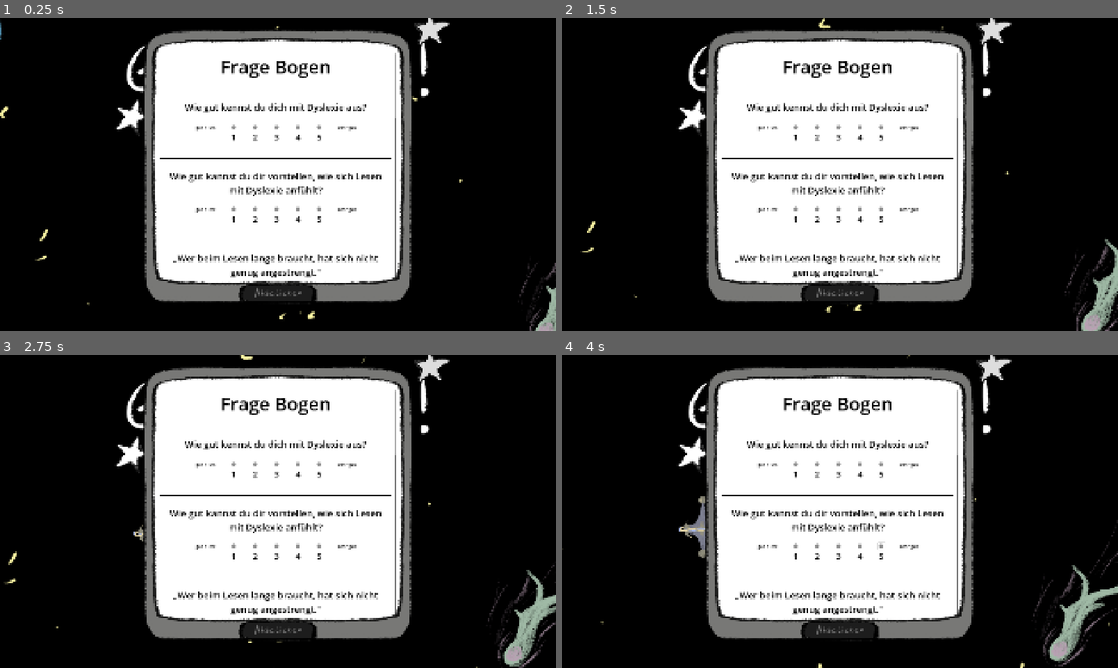
Above: before the commit, frames 1-4 (two rows, left to right).
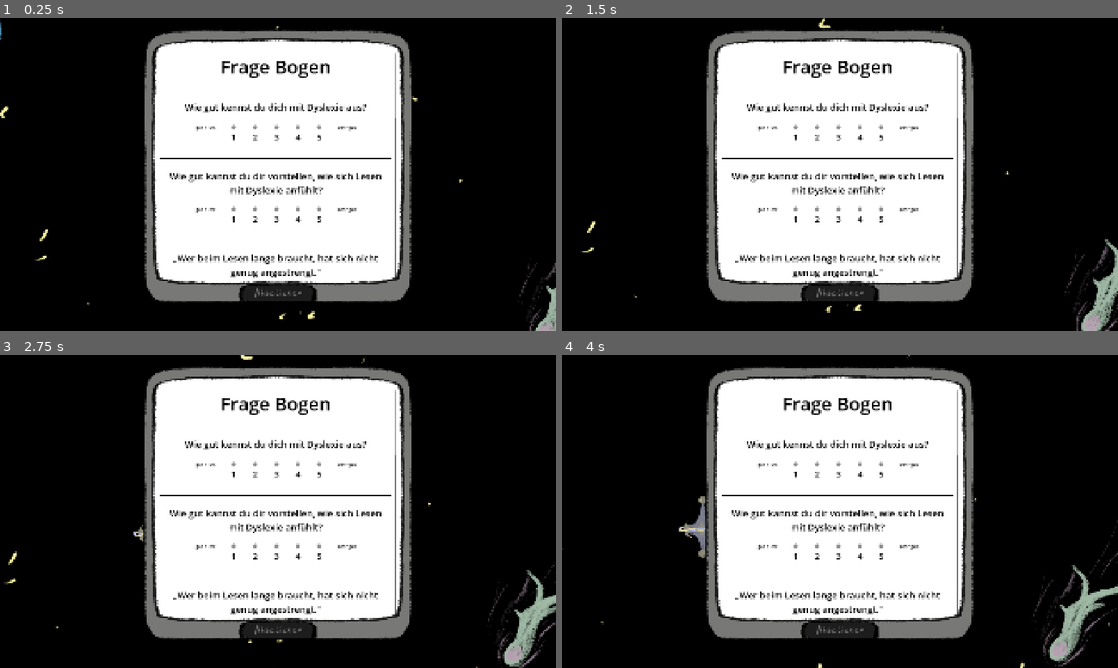
Above: after the commit, the same moments.

Repository: xxPigelxx/spacewrecked
Game: Godot game, scene res://Scenes/Menu/EndSceen.tscn
The game is run twice, just before and just after one commit, with the same random seed, the same clock (stepped at 60 frames per second) and the same inputs. This scene is started directly instead of the project's main scene. Sound files missing from this copy of the repository are replaced by a short silence.
Inputs (mouse positions are in pixels of both pictures, inside the frame that each line leads up to):
- Up to frame 1 (0.25 s): no input
- Up to frame 2 (1.5 s): click "Credits" at 0.5 s; click "Exit" (after the commit: "Verlassen") at 1.25 s
- Up to frame 3 (2.75 s): click "Main Menu" (after the commit: "Haupt Menu") at 2 s
- Up to frame 4 (4 s): tap Enter at 2.75 s; move the mouse to (962, 495) at 2.77 s; hold Right (move_right) 2.78-3.5 s; hold Q (drain) 2.78-3.5 s; click (962, 495) at 2.92 s; drag from (728, 527) to (812, 574) at 3.52 s

The runs differ from the first frame. In frame 1, 0.9% of the frame differs, in the area x 21-81%, y 0-38%; in frame 2, 0.9%; in frame 3, 0.9%; in frame 4, 0.9%, in the area x 21-81%, y 0-63%.

Commit message:
Refactor menus and shared credits panel
Extracted the credits UI into a new reusable `Scenes/Menu/credits.tscn` and replaced duplicated credits nodes in both main and end menu scenes with instanced usage. Updated multiple menu/manual labels and buttons to German text, adjusted layout/anchor sizing for better alignment, and tuned visibility flow on the end screen so the title stays hidden until after questionnaire submission. Also simplified `Scenes/star.tscn` by removing embedded animation resources/player.

Diff:
--- a/Scenes/Manual_NEU.tscn
+++ b/Scenes/Manual_NEU.tscn
@@ -1752,7 +1752,7 @@
 alignment = 1
 
 [node name="PrevButton" type="Button" parent="ManualRoot/Footer" unique_id=507224186]
-custom_minimum_size = Vector2(120, 50)
+custom_minimum_size = Vector2(225, 50)
 layout_mode = 2
 theme = ExtResource("6_7jiqe")
 text = "Zurueck"
@@ -1761,10 +1761,11 @@
 [node name="VSeparator2" type="VSeparator" parent="ManualRoot/Footer" unique_id=1467544893]
 layout_mode = 2
 size_flags_horizontal = 3
+theme_override_constants/separation = 137
 theme_override_styles/separator = SubResource("StyleBoxEmpty_n500u")
 
 [node name="NextButton" type="Button" parent="ManualRoot/Footer" unique_id=352047162]
-custom_minimum_size = Vector2(120, 50)
+custom_minimum_size = Vector2(225, 50)
 layout_mode = 2
 theme = ExtResource("6_7jiqe")
 text = "Weiter"
--- a/Scenes/Menu/EndSceen.tscn
+++ b/Scenes/Menu/EndSceen.tscn
@@ -6,11 +6,10 @@
 [ext_resource type="PackedScene" uid="uid://c54ta61o55dvj" path="res://Scenes/star.tscn" id="5_iapu6"]
 [ext_resource type="Theme" uid="uid://bklgnj0j64yhy" path="res://resources/themes/buttontheam.tres" id="6_sc664"]
 [ext_resource type="Script" uid="uid://66kdblp1pv87" path="res://script/button.gd" id="7_jvhs5"]
+[ext_resource type="PackedScene" uid="uid://c5h05cb6ejf4m" path="res://Scenes/Menu/credits.tscn" id="7_m1sp3"]
 [ext_resource type="PackedScene" uid="uid://cygx85tabr6bj" path="res://questionear.tscn" id="7_w6fsh"]
 
 [sub_resource type="StyleBoxEmpty" id="StyleBoxEmpty_uuef0"]
-
-[sub_resource type="StyleBoxEmpty" id="StyleBoxEmpty_8um5k"]
 
 [node name="EndMenu" type="CanvasLayer" unique_id=1189384809]
 layer = 11
@@ -34,7 +33,7 @@
 grow_vertical = 0
 theme_override_fonts/font = ExtResource("4_02pe6")
 theme_override_font_sizes/font_size = 250
-text = "Thanks!"
+text = "Danke !"
 horizontal_alignment = 1
 
 [node name="Star" parent="Label" unique_id=768714016 instance=ExtResource("5_iapu6")]
@@ -54,10 +53,17 @@
 scale = Vector2(1, 1)
 
 [node name="main" type="VBoxContainer" parent="." unique_id=2083465148]
-offset_left = 630.0
-offset_top = 400.0
-offset_right = 1290.0
-offset_bottom = 1010.0
+anchors_preset = 7
+anchor_left = 0.5
+anchor_top = 1.0
+anchor_right = 0.5
+anchor_bottom = 1.0
+offset_left = -378.0
+offset_top = -711.0
+offset_right = 379.0
+offset_bottom = -101.0
+grow_horizontal = 2
+grow_vertical = 0
 size_flags_horizontal = 4
 theme = ExtResource("6_sc664")
 alignment = 1
@@ -66,22 +72,22 @@
 layout_mode = 2
 theme_override_font_sizes/normal_font_size = 40
 bbcode_enabled = true
-text = "[u]Results"
+text = "[u]Ergebnisse:"
 fit_content = true
 
 [node name="Tasks" type="Label" parent="main" unique_id=1074262482]
 layout_mode = 2
-text = "Tasks:"
+text = "Reparaturen:"
 horizontal_alignment = 1
 
 [node name="Time" type="Label" parent="main" unique_id=2061761585]
 layout_mode = 2
-text = "Time: "
+text = "Zeit:"
 horizontal_alignment = 1
 
 [node name="Compleated" type="Label" parent="main" unique_id=1571289832]
 layout_mode = 2
-text = "Compleated: "
+text = "Dyslexie-Modus:"
 horizontal_alignment = 1
 
 [node name="VSeparator" type="HSeparator" parent="main" unique_id=1546499059]
@@ -99,7 +105,7 @@
 layout_mode = 2
 size_flags_vertical = 6
 theme_override_font_sizes/font_size = 75
-text = "Credits"
+text = " Credits "
 script = ExtResource("7_jvhs5")
 
 [node name="QuitBt" type="Button" parent="main/HBoxContainer" unique_id=1968774762]
@@ -107,60 +113,30 @@
 size_flags_horizontal = 4
 size_flags_vertical = 6
 theme_override_font_sizes/font_size = 75
-text = "   Exit   "
+text = "Verlassen"
 script = ExtResource("7_jvhs5")
 
 [node name="MainMenuBt" type="Button" parent="main" unique_id=1620654601]
 layout_mode = 2
-size_flags_horizontal = 4
 size_flags_vertical = 6
 theme = ExtResource("6_sc664")
 theme_override_font_sizes/font_size = 75
-text = "Main  Menu"
+text = "Haupt Menu"
 script = ExtResource("7_jvhs5")
 
-[node name="credits" type="VBoxContainer" parent="." unique_id=1975557991]
+[node name="credits" parent="." unique_id=1516615289 instance=ExtResource("7_m1sp3")]
 visible = false
-offset_left = 639.0
-offset_top = 416.0
-offset_right = 1281.0
-offset_bottom = 968.0
-theme = ExtResource("6_sc664")
-alignment = 1
-
-[node name="HBoxContainer" type="HBoxContainer" parent="credits" unique_id=1825849461]
-layout_mode = 2
-size_flags_vertical = 2
-alignment = 1
-
-[node name="Label2" type="Label" parent="credits/HBoxContainer" unique_id=1338627768]
-layout_mode = 2
-theme_override_fonts/font = ExtResource("4_02pe6")
-theme_override_font_sizes/font_size = 40
-text = "Creator:"
-
-[node name="Seperator" type="VSeparator" parent="credits/HBoxContainer" unique_id=1107209945]
-layout_mode = 2
-theme_override_constants/separation = 98
-theme_override_styles/separator = SubResource("StyleBoxEmpty_8um5k")
-
-[node name="Label" type="Label" parent="credits/HBoxContainer" unique_id=1638922837]
-layout_mode = 2
-theme_override_fonts/font = ExtResource("4_02pe6")
-theme_override_font_sizes/font_size = 40
-text = "Nikolai  Boshe"
-
-[node name="BackBt" type="Button" parent="credits" unique_id=1858407186]
-layout_mode = 2
-size_flags_horizontal = 4
-size_flags_vertical = 6
-theme_override_font_sizes/font_size = 75
-text = "Back"
-script = ExtResource("7_jvhs5")
+offset_left = 585.0
+offset_top = 390.0
+offset_right = 1335.0
+offset_bottom = 1073.0
 
 [node name="Questionear" parent="." unique_id=663815784 instance=ExtResource("7_w6fsh")]
+visible = false
 
 [connection signal="pressed" from="main/HBoxContainer/CreditsBt" to="." method="_on_credit_bt_pressed"]
 [connection signal="pressed" from="main/HBoxContainer/QuitBt" to="." method="_on_return_bt_pressed"]
 [connection signal="pressed" from="main/MainMenuBt" to="." method="_on_main_menu_bt_pressed"]
 [connection signal="pressed" from="credits/BackBt" to="." method="_on_credit_bt_pressed"]
+
+[editable path="credits"]
--- a/Scenes/Menu/MainMenu.tscn
+++ b/Scenes/Menu/MainMenu.tscn
@@ -7,8 +7,8 @@
 [ext_resource type="Theme" uid="uid://bklgnj0j64yhy" path="res://resources/themes/buttontheam.tres" id="3_df05h"]
 [ext_resource type="PackedScene" uid="uid://c54ta61o55dvj" path="res://Scenes/star.tscn" id="4_8um5k"]
 [ext_resource type="Script" uid="uid://66kdblp1pv87" path="res://script/button.gd" id="4_ghw46"]
-[ext_resource type="FontFile" uid="uid://co5jd8hfs2m01" path="res://resources/fonts/Space-Regular.ttf" id="7_xim88"]
 [ext_resource type="PackedScene" uid="uid://bbv8il7ntgvnv" path="res://Scenes/Menu/OptionsPanel.tscn" id="8_ykvod"]
+[ext_resource type="PackedScene" uid="uid://c5h05cb6ejf4m" path="res://Scenes/Menu/credits.tscn" id="9_0nor7"]
 [ext_resource type="Script" uid="uid://bmfjd1qukktml" path="res://Scenes/Menu/set_journeytime_slider.gd" id="10_0nor7"]
 
 [sub_resource type="StyleBoxTexture" id="StyleBoxTexture_ykvod"]
@@ -67,7 +67,7 @@
 size_flags_vertical = 6
 theme = ExtResource("3_df05h")
 theme_override_font_sizes/font_size = 75
-text = "Start"
+text = "Reise Starten"
 script = ExtResource("4_ghw46")
 
 [node name="HBoxContainer" type="HBoxContainer" parent="main" unique_id=1175908641]
@@ -92,35 +92,20 @@
 layout_mode = 2
 size_flags_vertical = 6
 theme_override_font_sizes/font_size = 75
-text = "Schliessen"
-script = ExtResource("4_ghw46")
-
-[node name="credits" type="VBoxContainer" parent="." unique_id=1975557991]
+text = "Verlassen"
+script = ExtResource("4_ghw46")
+
+[node name="credits" parent="." unique_id=1516615289 instance=ExtResource("9_0nor7")]
 visible = false
-layout_mode = 0
-offset_left = -335.0
-offset_top = -56.0
-offset_right = 337.0
-offset_bottom = 496.0
-theme = ExtResource("3_df05h")
-theme_override_constants/separation = 231
-alignment = 1
-
-[node name="Label" type="Label" parent="credits" unique_id=1638922837]
-layout_mode = 2
-theme_override_colors/font_color = Color(1, 1, 1, 1)
-theme_override_fonts/font = ExtResource("7_xim88")
-theme_override_font_sizes/font_size = 80
-text = "Nikolai  Bohse"
-horizontal_alignment = 1
-vertical_alignment = 1
-
-[node name="BackBt" type="Button" parent="credits" unique_id=1858407186]
-layout_mode = 2
-size_flags_vertical = 6
-theme_override_font_sizes/font_size = 75
-text = "Zurueck"
-script = ExtResource("4_ghw46")
+layout_mode = 1
+anchors_preset = 5
+anchor_left = 0.5
+anchor_right = 0.5
+offset_left = -321.0
+offset_top = 53.0
+offset_right = 321.0
+offset_bottom = 373.0
+grow_horizontal = 2
 
 [node name="Options" type="VBoxContainer" parent="." unique_id=475429602]
 visible = false
@@ -140,11 +125,10 @@
 layout_mode = 2
 size_flags_vertical = 6
 theme_override_font_sizes/font_size = 75
-text = "Back"
+text = "Zurueck"
 script = ExtResource("4_ghw46")
 
 [node name="StartUpPopUp" type="MarginContainer" parent="." unique_id=403262516]
-visible = false
 layout_mode = 1
 anchors_preset = 8
 anchor_left = 0.5
@@ -237,10 +221,11 @@
 theme = ExtResource("3_df05h")
 theme_override_font_sizes/font_size = 60
 disabled = true
-text = "Schliessen"
+text = "Weiter"
 script = ExtResource("4_ghw46")
 
 [node name="VSlider" type="VSlider" parent="." unique_id=65191068]
+visible = false
 layout_mode = 0
 offset_left = 509.0
 offset_top = -1.0
@@ -271,7 +256,6 @@
 [connection signal="pressed" from="main/HBoxContainer/OptionsBt" to="." method="_on_options_bt_pressed"]
 [connection signal="pressed" from="main/HBoxContainer/CreditsBt" to="." method="_on_credit_bt_pressed"]
 [connection signal="pressed" from="main/ExitBt" to="." method="_on_exit_bt_pressed"]
-[connection signal="pressed" from="credits/BackBt" to="." method="_on_credit_bt_pressed"]
 [connection signal="pressed" from="Options/BackBt" to="." method="_on_options_bt_pressed"]
 [connection signal="pressed" from="StartUpPopUp/PanelContainer/MarginContainer/VBoxContainer/DysFrage/JaBt" to="." method="_on_ja_bt_pressed"]
 [connection signal="pressed" from="StartUpPopUp/PanelContainer/MarginContainer/VBoxContainer/DysFrage/NeinBt" to="." method="_on_nein_bt_pressed"]
--- /dev/null
+++ b/Scenes/Menu/credits.tscn
@@ -0,0 +1,46 @@
+[gd_scene format=3 uid="uid://c5h05cb6ejf4m"]
+
+[ext_resource type="Theme" uid="uid://bklgnj0j64yhy" path="res://resources/themes/buttontheam.tres" id="1_2ey4j"]
+[ext_resource type="FontFile" uid="uid://co5jd8hfs2m01" path="res://resources/fonts/Space-Regular.ttf" id="2_sml11"]
+[ext_resource type="Script" uid="uid://66kdblp1pv87" path="res://script/button.gd" id="3_faj7g"]
+
+[sub_resource type="StyleBoxEmpty" id="StyleBoxEmpty_8um5k"]
+
+[node name="credits" type="VBoxContainer" unique_id=1516615289]
+offset_left = 639.0
+offset_top = 416.0
+offset_right = 1281.0
+offset_bottom = 968.0
+theme = ExtResource("1_2ey4j")
+alignment = 1
+
+[node name="HBoxContainer" type="HBoxContainer" parent="." unique_id=125134024]
+layout_mode = 2
+size_flags_vertical = 2
+alignment = 1
+
+[node name="Label2" type="Label" parent="HBoxContainer" unique_id=1533598214]
+layout_mode = 2
+theme_override_colors/font_color = Color(1, 1, 1, 1)
+theme_override_fonts/font = ExtResource("2_sml11")
+theme_override_font_sizes/font_size = 40
+text = "Creator:"
+
+[node name="Seperator" type="VSeparator" parent="HBoxContainer" unique_id=1569266405]
+layout_mode = 2
+theme_override_constants/separation = 98
+theme_override_styles/separator = SubResource("StyleBoxEmpty_8um5k")
+
+[node name="Label" type="Label" parent="HBoxContainer" unique_id=902606745]
+layout_mode = 2
+theme_override_colors/font_color = Color(1, 1, 1, 1)
+theme_override_fonts/font = ExtResource("2_sml11")
+theme_override_font_sizes/font_size = 40
+text = "Nikolai  Boshe"
+
+[node name="BackBt" type="Button" parent="." unique_id=1357636953]
+layout_mode = 2
+size_flags_vertical = 6
+theme_override_font_sizes/font_size = 75
+text = "Zurueck"
+script = ExtResource("3_faj7g")
--- a/Scenes/star.tscn
+++ b/Scenes/star.tscn
@@ -1,92 +1,6 @@
 [gd_scene format=3 uid="uid://c54ta61o55dvj"]
 
 [ext_resource type="Texture2D" uid="uid://1q66y115y7eb" path="res://resources/assets/Procreate_Sprites.png" id="1_d0spr"]
-
-[sub_resource type="Animation" id="Animation_df05h"]
-length = 0.001
-tracks/0/type = "value"
-tracks/0/imported = false
-tracks/0/enabled = true
-tracks/0/path = NodePath("Logo/Star:scale")
-tracks/0/interp = 1
-tracks/0/loop_wrap = true
-tracks/0/keys = {
-"times": PackedFloat32Array(0),
-"transitions": PackedFloat32Array(1),
-"update": 0,
-"values": [Vector2(1, 1)]
-}
-tracks/1/type = "value"
-tracks/1/imported = false
-tracks/1/enabled = true
-tracks/1/path = NodePath("Logo/Star:rotation")
-tracks/1/interp = 1
-tracks/1/loop_wrap = true
-tracks/1/keys = {
-"times": PackedFloat32Array(0),
-"transitions": PackedFloat32Array(1),
-"update": 0,
-"values": [0.2146755]
-}
-tracks/2/type = "value"
-tracks/2/imported = false
-tracks/2/enabled = true
-tracks/2/path = NodePath("Logo/Star:self_modulate")
-tracks/2/interp = 1
-tracks/2/loop_wrap = true
-tracks/2/keys = {
-"times": PackedFloat32Array(0),
-"transitions": PackedFloat32Array(1),
-"update": 0,
-"values": [Color(1, 1, 1, 1)]
-}
-
-[sub_resource type="Animation" id="Animation_8um5k"]
-resource_name = "StarAnimation"
-length = 2.0
-loop_mode = 2
-tracks/0/type = "value"
-tracks/0/imported = false
-tracks/0/enabled = true
-tracks/0/path = NodePath("Logo/Star:scale")
-tracks/0/interp = 1
-tracks/0/loop_wrap = true
-tracks/0/keys = {
-"times": PackedFloat32Array(-0.03333333, 1.6333334),
-"transitions": PackedFloat32Array(1, 3.4822006),
-"update": 0,
-"values": [Vector2(1, 1), Vector2(0.3, 0.3)]
-}
-tracks/1/type = "value"
-tracks/1/imported = false
-tracks/1/enabled = true
-tracks/1/path = NodePath("Logo/Star:rotation")
-tracks/1/interp = 1
-tracks/1/loop_wrap = true
-tracks/1/keys = {
-"times": PackedFloat32Array(0.16666667, 1.6333334),
-"transitions": PackedFloat32Array(1, 0.8122527),
-"update": 0,
-"values": [0.0, 12.566370614359172]
-}
-tracks/2/type = "value"
-tracks/2/imported = false
-tracks/2/enabled = true
-tracks/2/path = NodePath("Logo/Star:self_modulate")
-tracks/2/interp = 1
-tracks/2/loop_wrap = true
-tracks/2/keys = {
-"times": PackedFloat32Array(0.43333334, 1.6333334),
-"transitions": PackedFloat32Array(1, 7.4642596),
-"update": 0,
-"values": [Color(1, 1, 1, 1), Color(1, 1, 1, 0)]
-}
-
-[sub_resource type="AnimationLibrary" id="AnimationLibrary_xim88"]
-_data = {
-&"RESET": SubResource("Animation_df05h"),
-&"StarAnimation": SubResource("Animation_8um5k")
-}
 
 [node name="Star" type="Sprite2D" unique_id=768714016]
 self_modulate = Color(1, 1, 1, 0.86430323)
@@ -95,7 +9,3 @@
 texture = ExtResource("1_d0spr")
 region_enabled = true
 region_rect = Rect2(294, 822, 143, 155)
-
-[node name="AnimationPlayer" type="AnimationPlayer" parent="." unique_id=984033701]
-root_node = NodePath("../../..")
-libraries/ = SubResource("AnimationLibrary_xim88")
--- a/questionear.gd
+++ b/questionear.gd
@@ -1,6 +1,7 @@
 extends Control
 @onready var v_box_container: VBoxContainer = $PanelContainer/MarginContainer/ScrollContainer/VBoxContainer
 @onready var submit_button: Button = $SubmitButton  # Pfad anpassen
+@onready var label: Label = $"../Label"
 
 ## Waehrend ein Upload laeuft, bleibt der Button gesperrt und das Panel offen —
 ## geschlossen wird erst, wenn ResultsExporter den Empfang bestaetigt hat.
@@ -44,4 +45,5 @@
 			submit_button.text = "Nochmal senden"
 			submit_button.disabled = false
 		_sending = false
+		label.visible = true
 		return
--- a/script/end_screen.gd
+++ b/script/end_screen.gd
@@ -17,6 +17,7 @@
 	questionear.visible = true
 	main.visible = true
 	credits.visible = false
+	title_label.visible = false
 	_fill_results()
 	if OS.has_feature("web"):
 		quit_bt.visible = false
Not shown, added: addons/godot_mcp/cache/screenshots/zoom3.png.import
